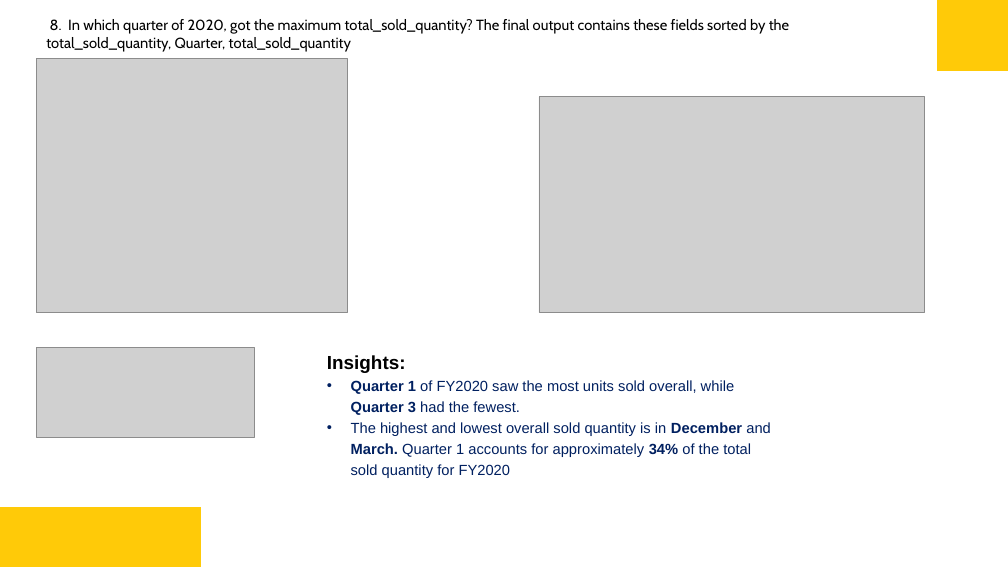
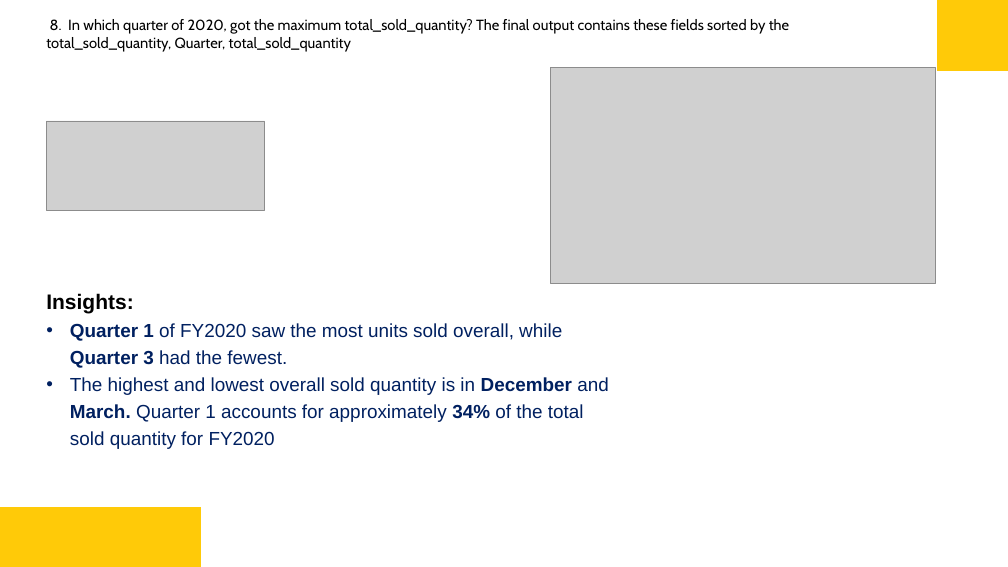
Before and after one commit to saksham77ang/Atliq-consumer-goods, a slide deck: slide 14 of Consumer Goods SQl Powerbi Project.pptx. Drawn at 1008x567 pixels with LibreOffice and Linux fonts; fonts in the diff are those of the drawing; grey boxes stand for pictures. Boxes give left, top, right and bottom in pixels: in the first picture for what was removed or moved away, otherwise in the second. Text is boxed around its words. In the diff, an @@ line names an element or a change of style, - is before the commit and + after.

```diff
--- a/Consumer Goods SQl Powerbi Project.pptx
+++ b/Consumer Goods SQl Powerbi Project.pptx
@@ picture removed at (x1=36, y1=58, x2=347, y2=312) @@
@@ picture moved from (x1=539, y1=97, x2=924, y2=312) to (x1=551, y1=68, x2=935, y2=284) @@
@@ picture moved from (x1=36, y1=348, x2=255, y2=437) to (x1=46, y1=121, x2=265, y2=210) @@
@@ text "Insights:" moved from (x1=327, y1=355, x2=771, y2=478) to (x1=46, y1=293, x2=609, y2=449) @@
@@ text "Insights:" at (x1=46, y1=293, x2=609, y2=449): size 18 to 20 pt in "Insights:"; size 14 to 18 pt @@
```
Also in this commit, not shown: 9 other slides changed.
